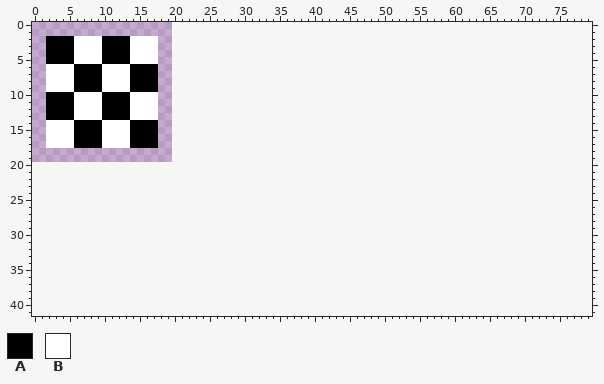
File history of a sprite sheet, tilesets/tGlowCave/output_tileset.png. The first picture shows the starting point.
The file is 20x20 pixels. Shown: x 0..79, y 0..41. The old version is drawn lined up with the new one, on the new canvas.
Palette (. is transparent): A #000000  B #ffffff
Pixels before (only the part around the change), first column x 0:
 0 ................................................................................
 1 ................................................................................
 2 ..AAAABBBBAAAABBBB..............................................................
 3 ..AAAABBBBAAAABBBB..............................................................
 4 ..AAAABBBBAAAABBBB..............................................................
 5 ..AAAABBBBAAAABBBB..............................................................
 6 ..BBBBAAAABBBBAAAA..............................................................
 7 ..BBBBAAAABBBBAAAA..............................................................
 8 ..BBBBAAAABBBBAAAA..............................................................
 9 ..BBBBAAAABBBBAAAA..............................................................
10 ..AAAABBBBAAAABBBB..............................................................
11 ..AAAABBBBAAAABBBB..............................................................
12 ..AAAABBBBAAAABBBB..............................................................
13 ..AAAABBBBAAAABBBB..............................................................
14 ..BBBBAAAABBBBAAAA..............................................................
15 ..BBBBAAAABBBBAAAA..............................................................
16 ..BBBBAAAABBBBAAAA..............................................................
17 ..BBBBAAAABBBBAAAA..............................................................
18 ................................................................................
19 ................................................................................
20 ................................................................................
21 ................................................................................
22 ................................................................................
23 ................................................................................
24 ................................................................................
25 ................................................................................
26 ................................................................................
27 ................................................................................
28 ................................................................................
29 ................................................................................
30 ................................................................................
31 ................................................................................
32 ................................................................................
33 ................................................................................
34 ................................................................................
35 ................................................................................
36 ................................................................................
37 ................................................................................
38 ................................................................................
39 ................................................................................
40 ................................................................................
41 ................................................................................
After the commit:
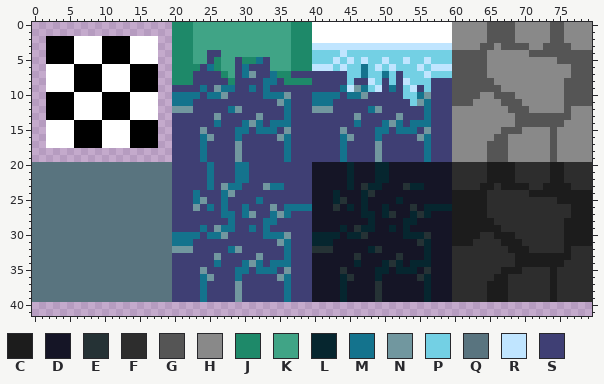
Colours new in this view: C #1c1c1c  D #151526  E #253235  F #2d2d2d  G #555555  H #898989  J #1e8969  K #40a486  L #06262f  M #14738d  N #71979f  P #73d0e4  Q #59747f  R #c0e5ff  S #3f3f74
Edits made:
canvas 20x20 -> 80x80
y 0..2: x 20..79 ............................................................ -> JJJKKKKKKKKKKKKKKJJJBBBBBBBBBBBBBBBBBBBBHHHHHGGGGHHHHHGGHHHH
y 3: x 20..79 ............................................................ -> JJJKKKKKKKKKKKKKKJJJRRRRRRRRRRRRRRRRRRRRHHHHGGHGGGGHHGGGGHHH
y 4: x 20..79 ............................................................ -> JJJKKSSKKKKKKKKKKJJJPPPPRPPPPPPPPPPPPPPPGGGGGHHHHHHGGGGGGGGG
y 5: x 20..79 ............................................................ -> JJJKKSJKKSJJMSKKKJJJPPPRPRPRPPRPPRPPRPPPGGGGGHHHHHHHHHHGGGGG
y 6: x 20..79 ............................................................ -> JJJJSMJKKSMSSSKKKJJJRRRPRPPMPRPRPPPRPRRRGGGGGHHHHHHHHHHHHGGG
y 7: x 20..79 ............................................................ -> JJJSSSSJKSMNSSMJJSSSSSSSSPPMPPMPSPPPRPPPGGGGGHHHHHHHHHHHHGGG
y 8: x 20..79 ............................................................ -> JJJSSSSSJSSSSMMSJJJJSSSSSPSSRPSPSRPPPSSSGGGGGGHHHHHHHHHHGGGG
y 9: x 20..79 ............................................................ -> SSSSMSNMMSSMSMSSSSSSSSSSMRNMPRSMSPRSPSSSGGGGGGGHHHHHHHHHGGGG
y 10: x 20..79 ............................................................ -> MMMMSMMNSSSSSMMMNSSSMMMMSMMNSSSSSPPMNSSSGGGGHHGGGHHHHHHHGGGG
y 11: x 20..79 ............................................................ -> MMMSSSSSSSSSSSSNMSSSMMMSSSSSSSSSSSPNMSSSGGGHHHHGGGHHHHHHGGGG
y 12: x 20..79 ............................................................ -> NNNSSSSSMNSSSSSSMSSSNNNSSSSSMNSSSSSSMSSSHHHHHHHHGGGHHHHHGHHH
y 13: x 20..79 ............................................................ -> SSSSSSNSSSSSNSSSMSSSSSSSSSNSSSSSNSSSMSSSHHHHHHHHHGGGGGGGGHHH
y 14: x 20..79 ............................................................ -> SSSSSSMSSSMNMSMMMSSSSSSSSSMSSSMNMSMMMSSSHHHHHHHHHGGGGGGGHHHH
y 15: x 20..79 ............................................................ -> SSSSNSSSSMMSMMMSNSSSSSSSNSSSSMMSMMMSNSSSHHHHHHHGGGHHHHGHHHHH
y 16: x 20..79 ............................................................ -> SSSSMNSSSMSSSSSNMSSSSSSSMNSSSMSSSSSNMSSSHHHHHHGGHHHHHHGHHHHH
y 17..19: x 20..79 ............................................................ -> SSSSMSSSSNSSSSSSMSSSSSSSMSSSSNSSSSSSMSSSHHHHHGGGHHHHHHGHHHHH
y 20..22: x 0..79 ................................................................................ -> QQQQQQQQQQQQQQQQQQQQSSSSSMSSSMMSSSSSSSSSDDDDDLDDDLLDDDDDDDDDFFFFFCCCCFFFFFCCFFFF
y 23: x 0..79 ................................................................................ -> QQQQQQQQQQQQQQQQQQQQSSSSSMSNMMSSSNMMSSSSDDDDDLDELLDDDELLDDDDFFFFCCFCCCCFFCCCCFFF
y 24: x 0..79 ................................................................................ -> QQQQQQQQQQQQQQQQQQQQSSSMSSSMNSSSSSSSSSSSDDDLDDDLEDDDDDDDDDDDCCCCCFFFFFFCCCCCCCCC
y 25: x 0..79 ................................................................................ -> QQQQQQQQQQQQQQQQQQQQSSSMNSSMSSSSMSSSSSSSDDDLEDDLDDDDLDDDDDDDCCCCCFFFFFFFFFFCCCCC
y 26: x 0..79 ................................................................................ -> QQQQQQQQQQQQQQQQQQQQSSSNSMSMSSMSSSNSMMMMDDDEDLDLDDLDDDEDLLLLCCCCCFFFFFFFFFFFFCCC
y 27: x 0..79 ................................................................................ -> QQQQQQQQQQQQQQQQQQQQSSSSSSSMMSMNSSMNMSSSDDDDDDDLLDLEDDLELDDDCCCCCFFFFFFFFFFFFCCC
y 28: x 0..79 ................................................................................ -> QQQQQQQQQQQQQQQQQQQQSSSSSSSSMSSSSMMSSSSSDDDDDDDDLDDDDLLDDDDDCCCCCCFFFFFFFFFFCCCC
y 29: x 0..79 ................................................................................ -> QQQQQQQQQQQQQQQQQQQQSSSSMSNMMSSMSMSSSSSSDDDDLDELLDDLDLDDDDDDCCCCCCCFFFFFFFFFCCCC
y 30: x 0..79 ................................................................................ -> QQQQQQQQQQQQQQQQQQQQMMMMSMMNSSSSSMMMNSSSLLLLDLLEDDDDDLLLEDDDCCCCFFCCCFFFFFFFCCCC
y 31: x 0..79 ................................................................................ -> QQQQQQQQQQQQQQQQQQQQMMMSSSSSSSSSSSSNMSSSLLLDDDDDDDDDDDDELDDDCCCFFFFCCCFFFFFFCCCC
y 32: x 0..79 ................................................................................ -> QQQQQQQQQQQQQQQQQQQQNNNSSSSSMNSSSSSSMSSSEEEDDDDDLEDDDDDDLDDDFFFFFFFFCCCFFFFFCFFF
y 33: x 0..79 ................................................................................ -> QQQQQQQQQQQQQQQQQQQQSSSSSSNSSSSSNSSSMSSSDDDDDDEDDDDDEDDDLDDDFFFFFFFFFCCCCCCCCFFF
y 34: x 0..79 ................................................................................ -> QQQQQQQQQQQQQQQQQQQQSSSSSSMSSSMNMSMMMSSSDDDDDDLDDDLELDLLLDDDFFFFFFFFFCCCCCCCFFFF
y 35: x 0..79 ................................................................................ -> QQQQQQQQQQQQQQQQQQQQSSSSNSSSSMMSMMMSNSSSDDDDEDDDDLLDLLLDEDDDFFFFFFFCCCFFFFCFFFFF
y 36: x 0..79 ................................................................................ -> QQQQQQQQQQQQQQQQQQQQSSSSMNSSSMSSSSSNMSSSDDDDLEDDDLDDDDDELDDDFFFFFFCCFFFFFFCFFFFF
y 37..39: x 0..79 ................................................................................ -> QQQQQQQQQQQQQQQQQQQQSSSSMSSSSNSSSSSSMSSSDDDDLDDDDEDDDDDDLDDDFFFFFCCCFFFFFFCFFFFF
Changed places in both pictures, as pixel boxes (x1, y1, x2, y2):
added: (32, 22, 592, 302)
